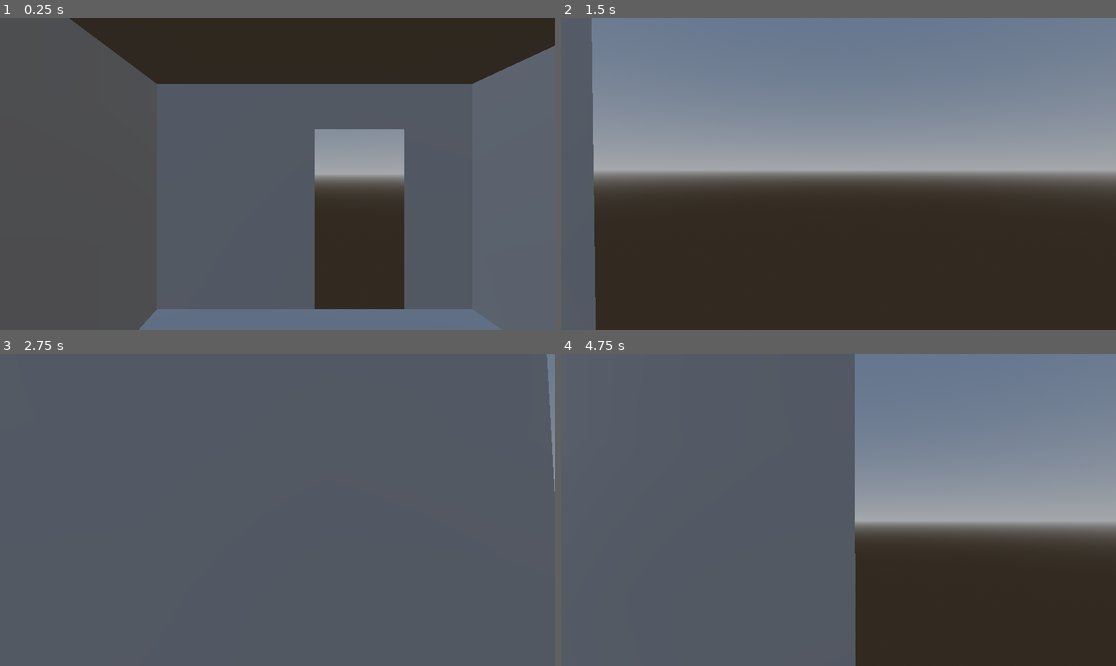
Above: before the commit, frames 1-4 (two rows, left to right).
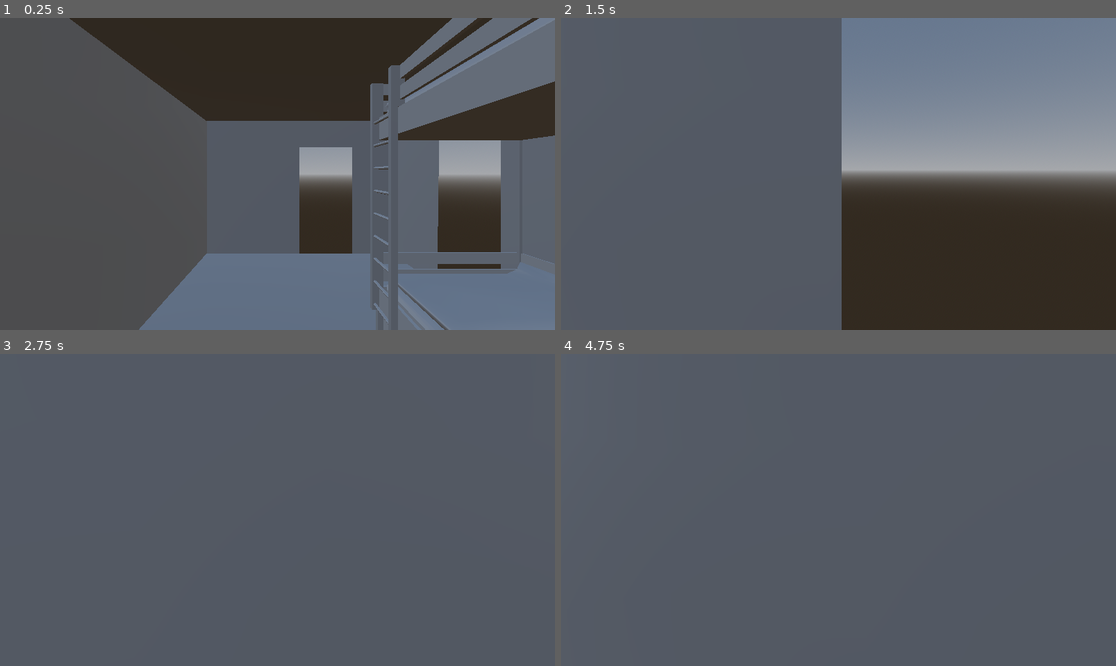
Above: after the commit, the same moments.

Repository: PavloVoiat/MyDistrict
Game: Godot game, scene res://Scenes/main.tscn
The game is run twice, just before and just after one commit, with the same random seed, the same clock (stepped at 60 frames per second) and the same inputs.
Inputs (mouse positions are in pixels of both pictures, inside the frame that each line leads up to):
- Up to frame 1 (0.25 s): no input
- Up to frame 2 (1.5 s): tap Enter at 0.5 s; move the mouse to (866, 174) at 0.52 s; hold E (interact) 0.53-1.28 s; hold W (move_forward) from 0.53 s (still down); tap Space (jump) at 0.77 s; move the mouse to (810, 174) at 1.27 s; tap E (interact) at 1.35 s
- Up to frame 3 (2.75 s): keep holding W (move_forward); tap Space (jump) at 1.52 s; move the mouse to (288, 503) at 2.02 s; hold E (interact) from 2.03 s (still down)
- Up to frame 4 (4.75 s): keep holding W (move_forward); tap Space (jump) at 2.75, 3.02, 3.77, 4.52 s; move the mouse to (832, 516) at 2.77 s; release E (interact) at 2.78 s; tap E (interact) at 2.85, 4.35 s; tap Enter at 3.5 s; move the mouse to (877, 513) at 3.52 s; hold E (interact) 3.53-4.28 s; move the mouse to (794, 506) at 4.27 s

The runs differ from the first frame. In frame 1, 31% of the frame differs, in the area x 28-100%, y 0-100%; in frame 2, 44%; in frame 3, 0.3%; in frame 4, 46%, in the area x 52-100%, y 0-100%.

Commit message:
Added wood texture to table

Diff:
--- a/Scenes/main.tscn
+++ b/Scenes/main.tscn
@@ -8,4 +8,4 @@
 [node name="World" parent="." unique_id=47990350 instance=ExtResource("1_jjgbg")]
 
 [node name="Player" parent="." unique_id=1313400787 instance=ExtResource("2_bo1nx")]
-transform = Transform3D(1, 0, 0, 0, 1, 0, 0, 0, 1, -0.4117782, 0.2, 0)
+transform = Transform3D(1, 0, 0, 0, 1, 0, 0, 0, 1, -0.4117782, 0.2, 2.1109166)
--- a/Scenes/world.tscn
+++ b/Scenes/world.tscn
@@ -34,11 +34,11 @@
 [node name="shkaf2" parent="." unique_id=2053850780 instance=ExtResource("2_5a7ea")]
 transform = Transform3D(1, 0, 0, 0, 1, 0, 0, 0, 1, -1.5, 0, 2.47)
 
-[node name="StaticBody3D" parent="shkaf2/dver_pravaia" parent_id_path=PackedInt32Array(2053850780, 2022044775) index="0" unique_id=135674018]
+[node name="StaticBody3D" parent="shkaf2/dver_pravaia" parent_id_path=PackedInt32Array(2053850780, 767786035) index="0" unique_id=1755850553]
 script = ExtResource("3_5a7ea")
 open_rotation = Vector3(0, 90, 0)
 
-[node name="StaticBody3D" parent="shkaf2/dver_levaia" parent_id_path=PackedInt32Array(2053850780, 916902069) index="0" unique_id=1614490704]
+[node name="StaticBody3D" parent="shkaf2/dver_levaia" parent_id_path=PackedInt32Array(2053850780, 57044355) index="0" unique_id=1266292670]
 script = ExtResource("3_5a7ea")
 open_rotation = Vector3(0, -90, 0)
 
@@ -57,15 +57,15 @@
 [node name="stol" parent="." unique_id=289714179 instance=ExtResource("4_fo5ed")]
 transform = Transform3D(-4.371139e-08, 0, -1, 0, 1, 0, 1, 0, -4.371139e-08, 1.375, 0, 2.375)
 
-[node name="StaticBody3D" parent="stol/drawer1" parent_id_path=PackedInt32Array(289714179, 1659892181) index="0" unique_id=1714062817]
+[node name="StaticBody3D" parent="stol/drawer1" parent_id_path=PackedInt32Array(289714179, 255334704) index="0" unique_id=515701874]
 script = ExtResource("3_5a7ea")
 open_offset = Vector3(0, 0, 0.4)
 
-[node name="StaticBody3D" parent="stol/drawer2" parent_id_path=PackedInt32Array(289714179, 1184934964) index="0" unique_id=59858291]
+[node name="StaticBody3D" parent="stol/drawer2" parent_id_path=PackedInt32Array(289714179, 731166102) index="0" unique_id=1973848733]
 script = ExtResource("3_5a7ea")
 open_offset = Vector3(0, 0, 0.4)
 
-[node name="StaticBody3D" parent="stol/drawer3" parent_id_path=PackedInt32Array(289714179, 767899721) index="0" unique_id=1262617239]
+[node name="StaticBody3D" parent="stol/drawer3" parent_id_path=PackedInt32Array(289714179, 853465580) index="0" unique_id=1846821447]
 script = ExtResource("3_5a7ea")
 open_offset = Vector3(0, 0, 0.4)
 
@@ -75,13 +75,16 @@
 [node name="krovat2" parent="." unique_id=1593974058 instance=ExtResource("6_5ukr8")]
 transform = Transform3D(-4.371139e-08, 0, 1, 0, 1, 0, -1, 0, -4.371139e-08, 0.5, 0, 0.7)
 
-[node name="StaticBody3D" parent="krovat2/yashchik_levyi" parent_id_path=PackedInt32Array(1593974058, 54221109) index="0" unique_id=535444468]
+[node name="StaticBody3D" parent="krovat2/yashchik_levyi" parent_id_path=PackedInt32Array(1593974058, 1230069365) index="0" unique_id=1386572896]
 script = ExtResource("3_5a7ea")
 open_offset = Vector3(0, 0, -1.1)
 
-[node name="StaticBody3D" parent="krovat2/yashchik_pravyi" parent_id_path=PackedInt32Array(1593974058, 393314737) index="0" unique_id=279115488]
+[node name="StaticBody3D" parent="krovat2/yashchik_pravyi" parent_id_path=PackedInt32Array(1593974058, 1703870024) index="0" unique_id=790930661]
 script = ExtResource("3_5a7ea")
 open_offset = Vector3(0, 0, -1.1)
+
+[node name="SpotLight3D" type="SpotLight3D" parent="." unique_id=1295358060]
+transform = Transform3D(1, 0, 0, 0, -4.371139e-08, 1, 0, -1, -4.371139e-08, 1.0930316, 2.4935417, 2.3404033)
 
 [editable path="shkaf2"]
 [editable path="stol"]
Binary file changed: Assets/Models/Blender/stol.glb
Binary file added: Assets/Models/Blender/stol_TableTexture.webp
Not shown, added: Assets/Models/Blender/stol_TableTexture.webp.import
